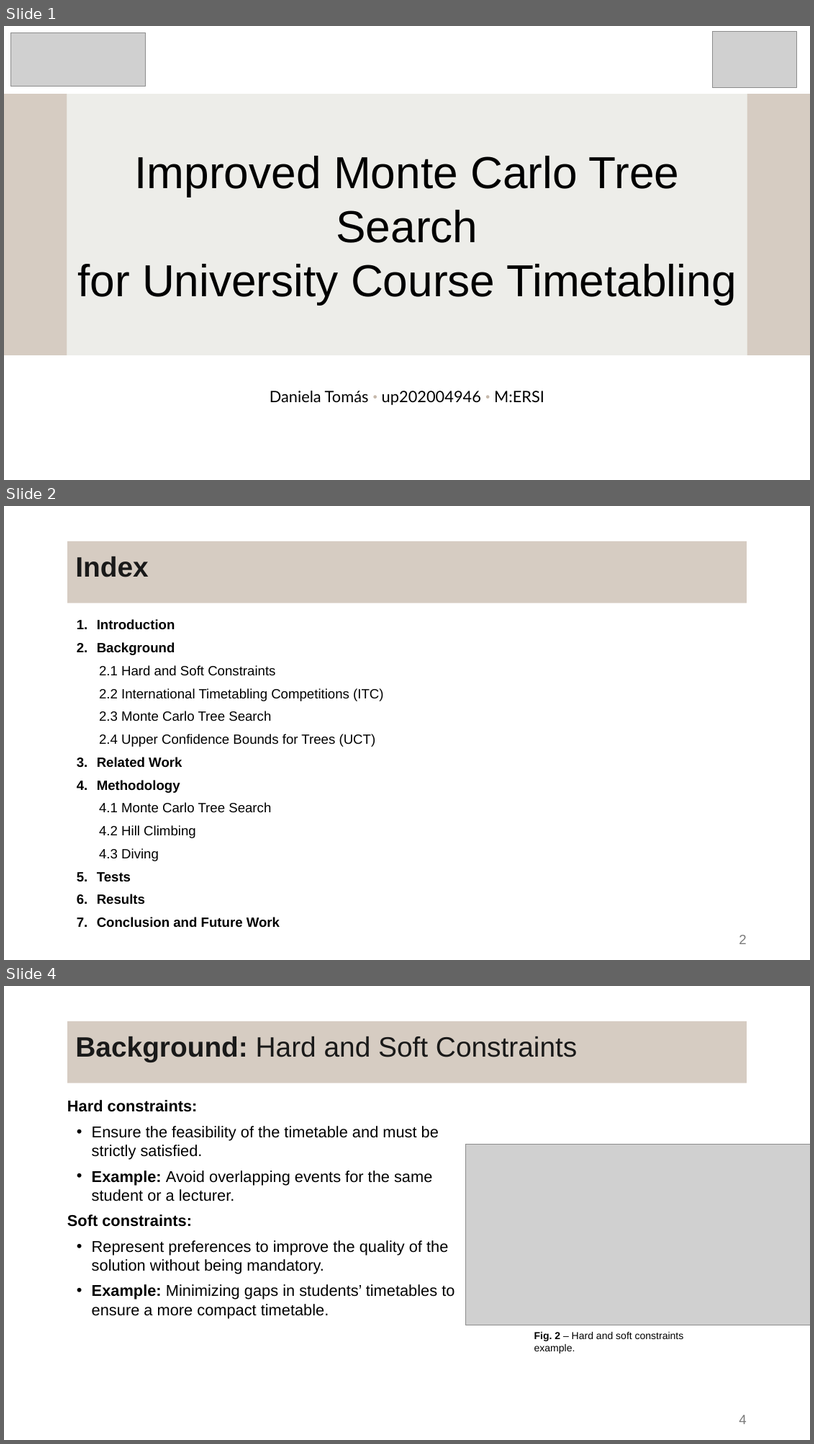
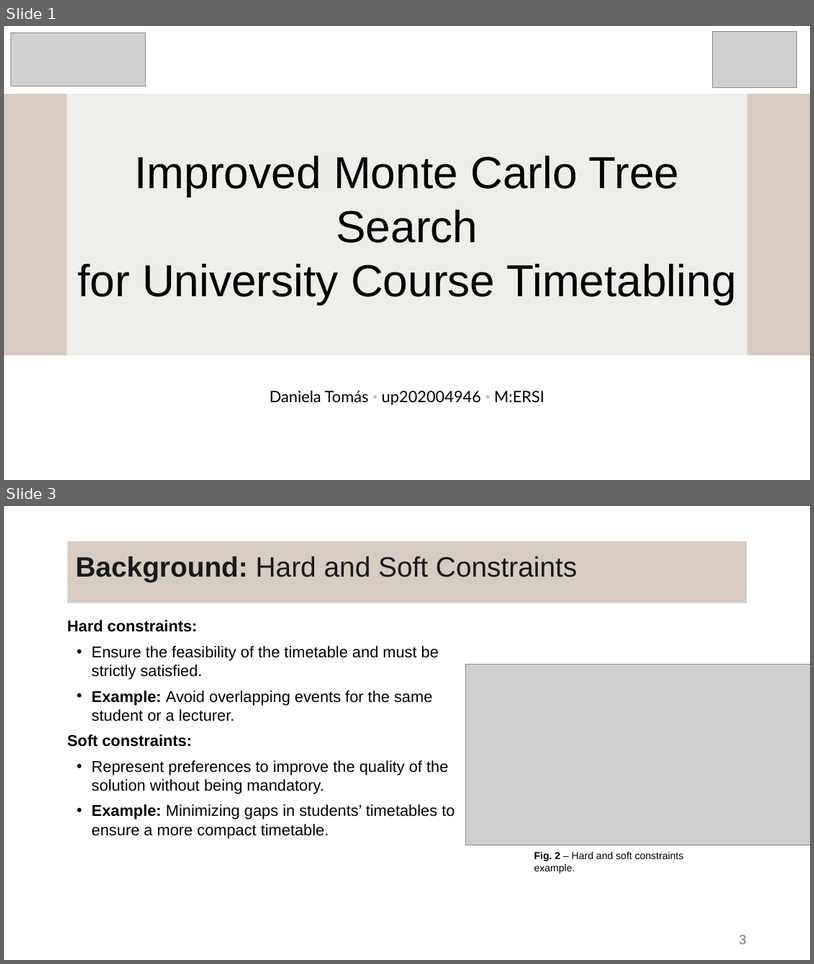
Before and after one commit to DanielaTomas/FCUP-SCHEDULE, a slide deck: Docs/Presentation.pptx. Shown one above the other, each under a label of ours: slides 1, 2 and 4 before the commit, slides 1 and 3 after it; the slides between them are not shown. The pictures are 814x1444 and 814x964 pixels, drawn with LibreOffice and Linux fonts; fonts in the diff are those of the drawing; grey boxes stand for pictures. Boxes give left, top, right and bottom in pixels: in the first picture for what was removed or moved away, otherwise in the second. Text is boxed around its words. In the diff, an @@ line names an element or a change of style, - is before the commit and + after.

```diff
--- a/Docs/Presentation.pptx
+++ b/Docs/Presentation.pptx
@@ slide 2 removed at (x1=4, y1=506, x2=810, y2=960), background #FFFFFF @@
@@ title removed at (x1=67, y1=541, x2=748, y2=604) @@
-Index
@@ text removed at (x1=97, y1=619, x2=383, y2=927) @@
-    1. Introduction
-    2. Background
-      2.1 Hard and Soft Constraints
-      2.2 International Timetabling Competitions (ITC)
-      2.3 Monte Carlo Tree Search
-      2.4 Upper Confidence Bounds for Trees (UCT)
-    3. Related Work
-    4. Methodology
-      4.1 Monte Carlo Tree Search
-      4.2 Hill Climbing
-      4.3 Diving
-    5. Tests
-    6. Results
-    7. Conclusion and Future Work
@@ page number removed at (x1=739, y1=934, x2=746, y2=944) @@
-2
@@ what was slide 4 is now slide 3 @@
@@ page number at (x1=739, y1=934, x2=746, y2=944): text changed @@
-4
+3
```
Also in this commit, not shown: 10 slides changed, 2 slides added, 2 other slides removed.
